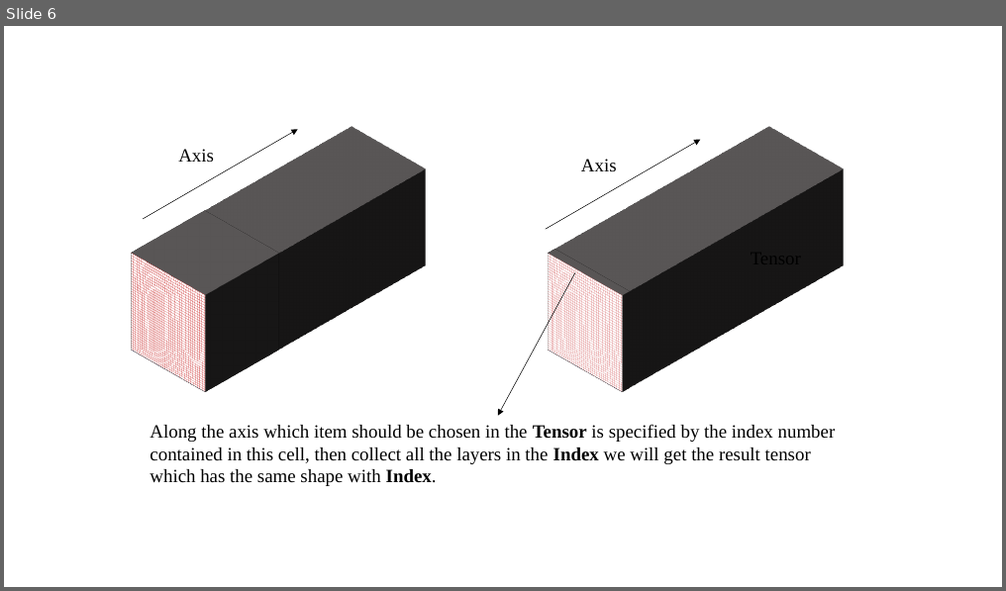
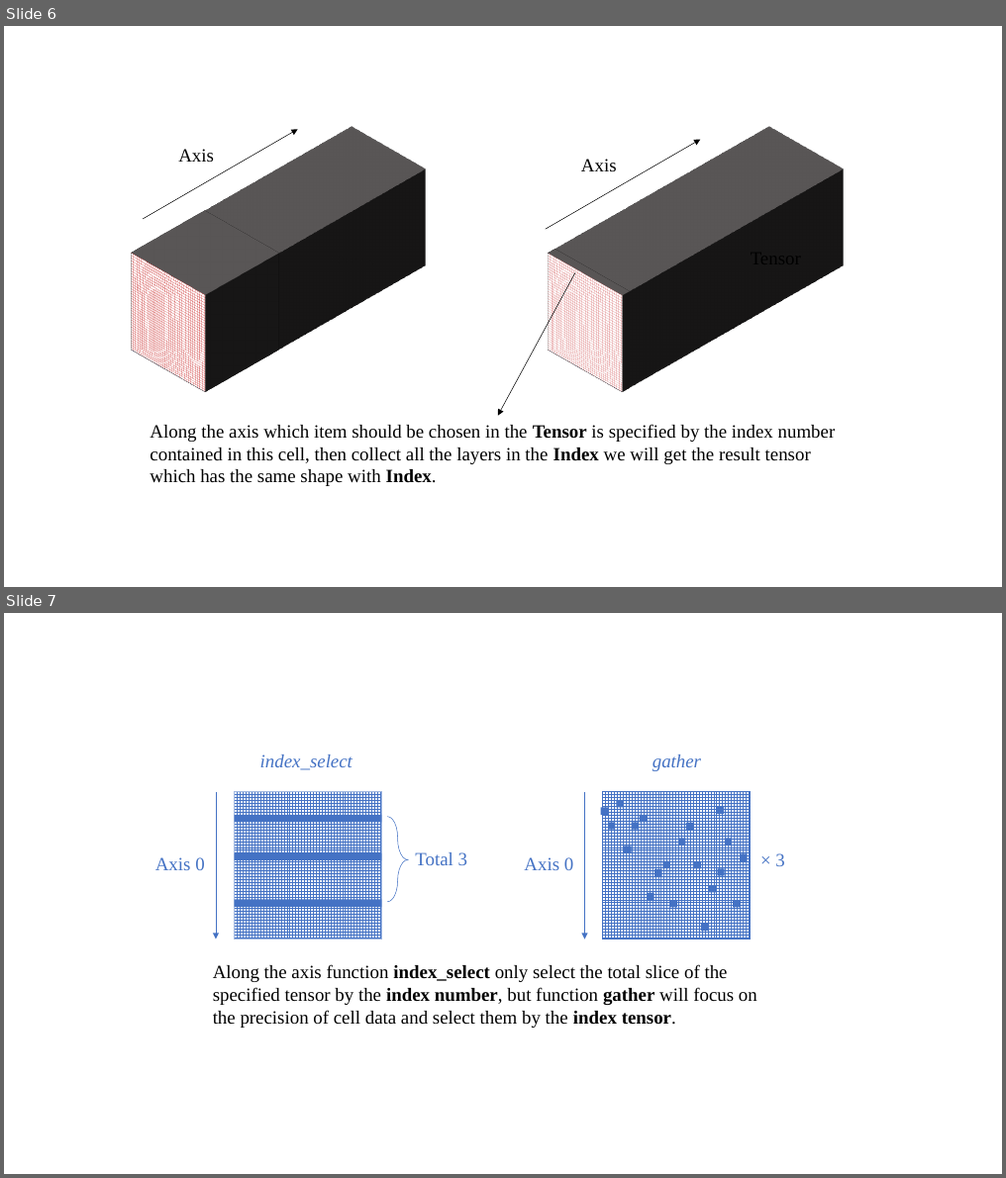
Before and after one commit to 1272652761/tristone13th.github.io, a slide deck: img/plot.pptx. Shown one above the other, each under a label of ours: slide 6 before the commit, slides 6 and 7 after it. The pictures are 1006x591 and 1006x1178 pixels, drawn with LibreOffice and Linux fonts; fonts in the diff are those of the drawing. Boxes give left, top, right and bottom in pixels: in the first picture for what was removed or moved away, otherwise in the second. Text is boxed around its words. In the diff, an @@ line names an element or a change of style, - is before the commit and + after.

```diff
--- a/img/plot.pptx
+++ b/img/plot.pptx
@@ slide 7 added at bbox=[4, 613, 1002, 1174], background #FFFFFF @@
@@ text added at bbox=[260, 755, 352, 770], 18 pt, text #4472C4, italic @@
+index_select
@@ text added at bbox=[652, 755, 701, 771], 18 pt, text #4472C4, italic @@
+gather
@@ arrow added from (216, 792) to (216, 940), #4472C4 0.5 pt @@
@@ rectangle added at bbox=[235, 792, 382, 940], fill pattern #4472C4 on #FFFFFF, outline #A1B8E1 1 pt @@
@@ rectangle added at bbox=[235, 815, 382, 823], fill #4472C4 @@
@@ right brace added at bbox=[387, 817, 408, 902], outline #4472C4 0.5 pt @@
@@ arrow added from (585, 792) to (585, 940), #4472C4 0.5 pt @@
@@ group added at bbox=[601, 792, 750, 940]: 21 rectangles @@
@@ text added at bbox=[155, 858, 204, 870], 18 pt, text #4472C4 @@
+Axis 0
@@ rectangle added at bbox=[235, 854, 382, 861], fill #4472C4 @@
@@ text added at bbox=[415, 853, 467, 865], 18 pt, text #4472C4 @@
+Total 3
@@ text added at bbox=[524, 858, 573, 870], 18 pt, text #4472C4 @@
+Axis 0
@@ text added at bbox=[775, 854, 784, 866], 18 pt, text #4472C4 @@
+× 3
@@ rectangle added at bbox=[235, 900, 382, 907], fill #4472C4 @@
@@ text added at bbox=[213, 964, 757, 1028], 18 pt, text #000000 @@
+Along the axis function index_select only select the total slice of the specified tensor by the index number, but function gather will focus on the precision of cell data and select them by the index tensor.
```
Also in this commit, not shown: 2 other files.
